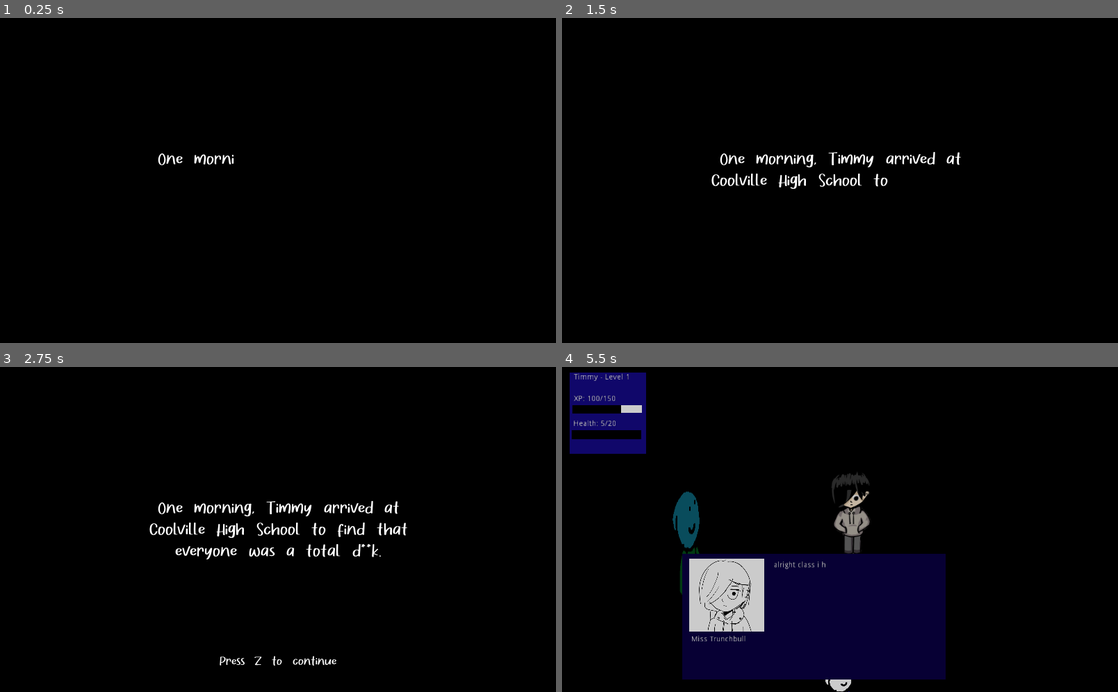
Above: before the commit, frames 1-4 (two rows, left to right).
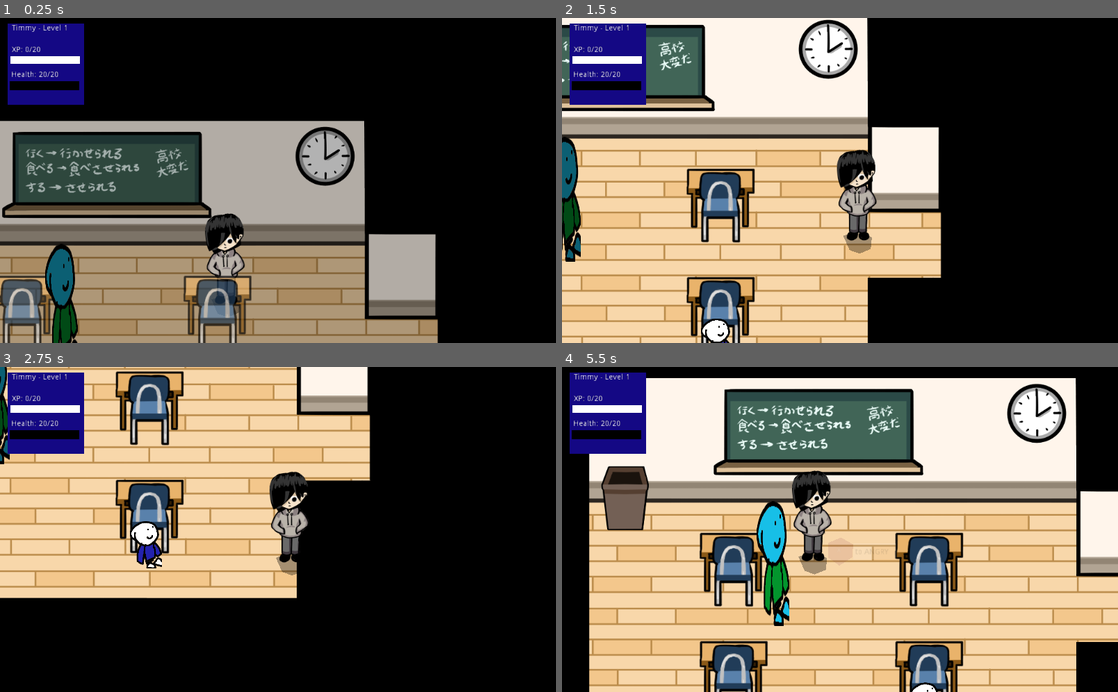
Above: after the commit, the same moments.

Repository: johnfn/ld49
Game: Godot game, scene res://Main.tscn
Two runs of this game, one before a commit and one after it. Both use one fixed random seed, a clock stepped at 60 frames per second and the inputs below. The engine's default icon, where the game draws it, is replaced by a stand-in: a white triangle on a blue panel in a dark square.
Inputs (mouse positions are in pixels of both pictures, inside the frame that each line leads up to):
- Up to frame 1 (0.25 s): no input
- Up to frame 2 (1.5 s): move the mouse to (962, 164) at 0.52 s; hold Right (ui_right) 0.53-1.28 s; tap Z (action) at 0.6 s; move the mouse to (728, 196) at 1.27 s; hold Down (ui_down) from 1.28 s (still down); tap X (angry) at 1.35 s
- Up to frame 3 (2.75 s): move the mouse to (333, 458) at 2.02 s; release Down (ui_down) at 2.03 s; hold Right (ui_right) from 2.03 s (still down); tap Z (action) at 2.1 s
- Up to frame 4 (5.5 s): tap Z (action) at 2.75, 3.6, 5 s; move the mouse to (812, 594) at 2.77 s; release Right (ui_right) at 2.78 s; hold Up (ui_up) 2.78-3.53 s; tap X (angry) at 2.85, 5.1 s; move the mouse to (1006, 578) at 3.52 s; hold Left (ui_left) 3.53-4.25 s; tap I (inventory) at 4.15 s; click (667, 581) at 4.25 s, where only the run after the commit has a clickable "Done"; move the mouse to (673, 480) at 5.02 s; hold Left (ui_left) from 5.03 s (still down)

The runs differ from the first frame. In frame 1, 50% of the frame differs, in the area x 0-79%, y 1-100%; in frame 2, 58%; in frame 3, 42%; in frame 4, 86%, in the area x 1-100%, y 1-100%.

Commit message:
Add hallpass gate

Diff:
--- a/Door.gd
+++ b/Door.gd
@@ -3,5 +3,17 @@
 var enemy_type = G.ENEMIES.Door
 
 func _on_InteractionMarker_on_interact():
-  var has_hall_pass = G.inventory_contents
-  $CollisionShape2D.disabled = not $CollisionShape2D.disabled
+  var has_hall_pass = G.has_hallpass()
+
+  if has_hall_pass:
+    G.dialog().start([
+      { "speaker": "You", "dialog": "This leads to the rest of the school", },
+      { "speaker": "You", "dialog": "With my hall pass, I'm free to explore", },
+   ])
+
+    queue_free()
+  else:
+    G.dialog().start([
+      { "speaker": "You", "dialog": "The doors out of the classroom.", },
+      { "speaker": "You", "dialog": "Miss Trunchbull won't let me out without a hall pass", },
+   ])
--- a/FirstClassroom.tscn
+++ b/FirstClassroom.tscn
@@ -7,6 +7,7 @@
 [ext_resource path="res://GenericInspectable.tscn" type="PackedScene" id=5]
 [ext_resource path="res://GenericRoom.gd" type="Script" id=6]
 [ext_resource path="res://TestDecomposeConcavePolygon.gd" type="Script" id=7]
+[ext_resource path="res://HallPassGatedDoor.tscn" type="PackedScene" id=8]
 
 [sub_resource type="RectangleShape2D" id=1]
 extents = Vector2( 560, 440 )
@@ -60,5 +61,8 @@
 [node name="TrashBin" parent="." instance=ExtResource( 4 )]
 position = Vector2( 200, 480 )
 
+[node name="HallPassGatedDoor" parent="." instance=ExtResource( 8 )]
+position = Vector2( 1240, 680 )
+
 [connection signal="body_entered" from="RoomDimmer/Area2D" to="RoomDimmer" method="_on_Area2D_body_entered"]
 [connection signal="body_exited" from="RoomDimmer/Area2D" to="RoomDimmer" method="_on_Area2D_body_exited"]
--- a/Globals.gd
+++ b/Globals.gd
@@ -1,6 +1,6 @@
 extends Node2D
 
-var debug = false
+var debug = true
 
 enum PauseMode {
   None = 0,
--- a/HallPassGatedDoor.tscn
+++ b/HallPassGatedDoor.tscn
@@ -6,7 +6,7 @@
 [sub_resource type="RectangleShape2D" id=1]
 extents = Vector2( 40, 140 )
 
-[node name="Door" type="StaticBody2D"]
+[node name="HallPassGatedDoor" type="StaticBody2D"]
 position = Vector2( 120, 0 )
 script = ExtResource( 1 )
 
--- a/project.godot
+++ b/project.godot
@@ -44,6 +44,11 @@
 "language": "GDScript",
 "path": "res://InteractionMarker.gd"
 }, {
+"base": "ColorRect",
+"class": "Inventory",
+"language": "GDScript",
+"path": "res://Inventory.gd"
+}, {
 "base": "KinematicBody2D",
 "class": "Npc",
 "language": "GDScript",
@@ -57,6 +62,7 @@
 "Dialog": "",
 "HealthBar": "",
 "InteractionMarker": "",
+"Inventory": "",
 "Npc": ""
 }
 
Not shown: 2 places in BigHallway.tscn that only renumber resources
Not shown: 1 places in FirstClassroom.tscn that only renumber resources
